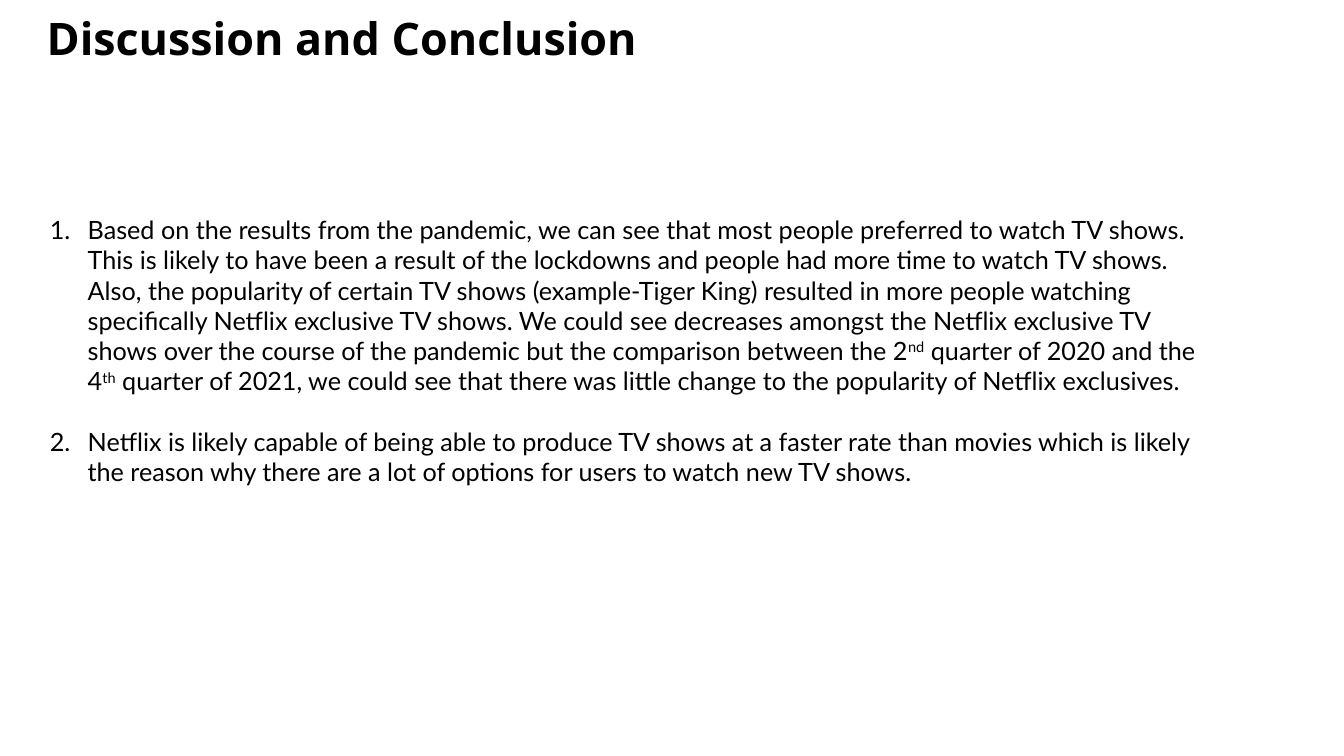
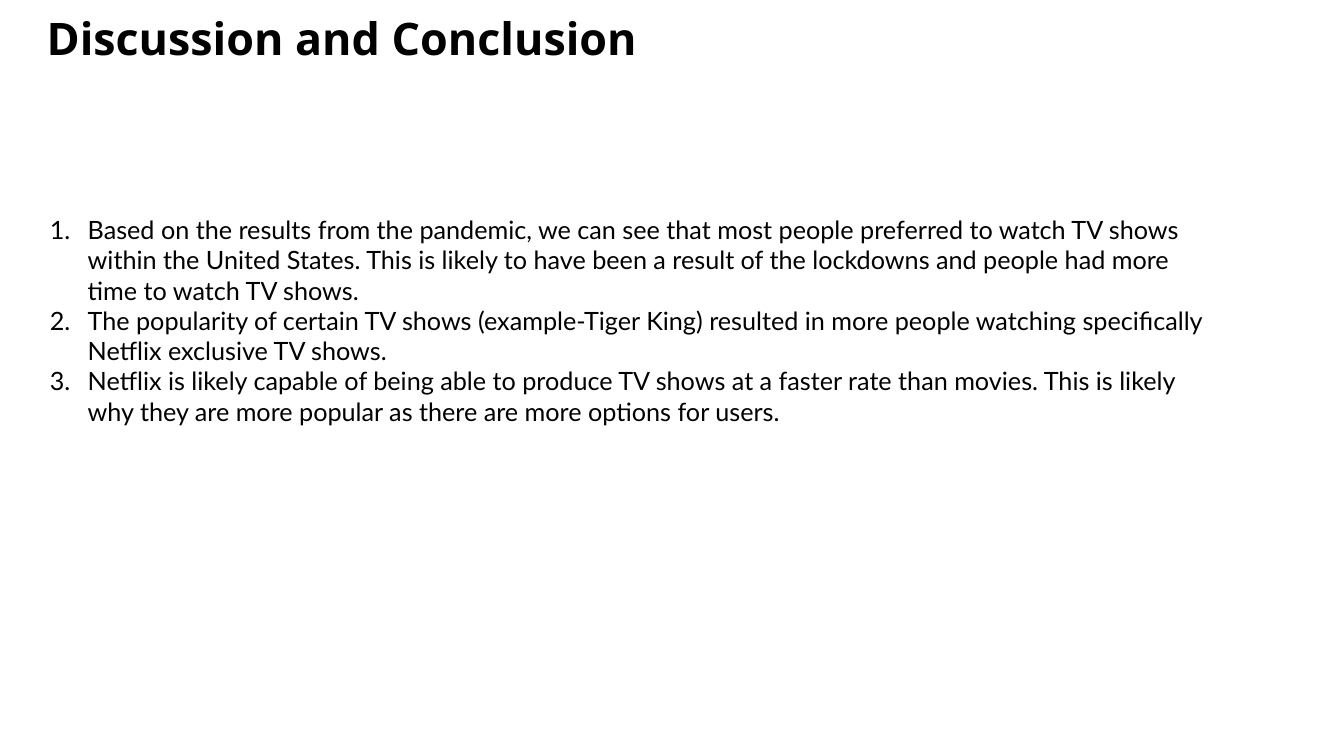
Before and after one commit to Costilrt/The-First-Project, a slide deck: slide 13 of TeamProjectPPT updated.pptx. Drawn at 1344x756 pixels with LibreOffice and Linux fonts; fonts in the diff are those of the drawing; background and template pictures are left out. Boxes give left, top, right and bottom in pixels: in the first picture for what was removed or moved away, otherwise in the second. Text is boxed around its words. In the diff, an @@ line names an element or a change of style, - is before the commit and + after.

Commit message:
updating powerpoint

```diff
--- a/TeamProjectPPT updated.pptx
+++ b/TeamProjectPPT updated.pptx
@@ text at <box>88,220,1203,425</box>: text changed @@
-1. Based on the results from the pandemic, we can see that most people preferred to watch TV shows. This is likely to have been a result of the lockdowns and people had more time to watch TV shows. Also, the popularity of certain TV shows (example-Tiger King) resulted in more people watching specifically Netflix exclusive TV shows. We could see decreases amongst the Netflix exclusive TV shows over the course of the pandemic but the comparison between the 2nd quarter of 2020 and the 4th quarter of 2021, we could see that there was little change to the popularity of Netflix exclusives.
-2. Netflix is likely capable of being able to produce TV shows at a faster rate than movies which is likely the reason why there are a lot of options for users to watch new TV shows.
+1. Based on the results from the pandemic, we can see that most people preferred to watch TV shows within the United States. This is likely to have been a result of the lockdowns and people had more time to watch TV shows.
+2. The popularity of certain TV shows (example-Tiger King) resulted in more people watching specifically Netflix exclusive TV shows.
+3. Netflix is likely capable of being able to produce TV shows at a faster rate than movies. This is likely why they are more popular as there are more options for users.
```
Also in this commit, not shown: 2 other slides changed.
